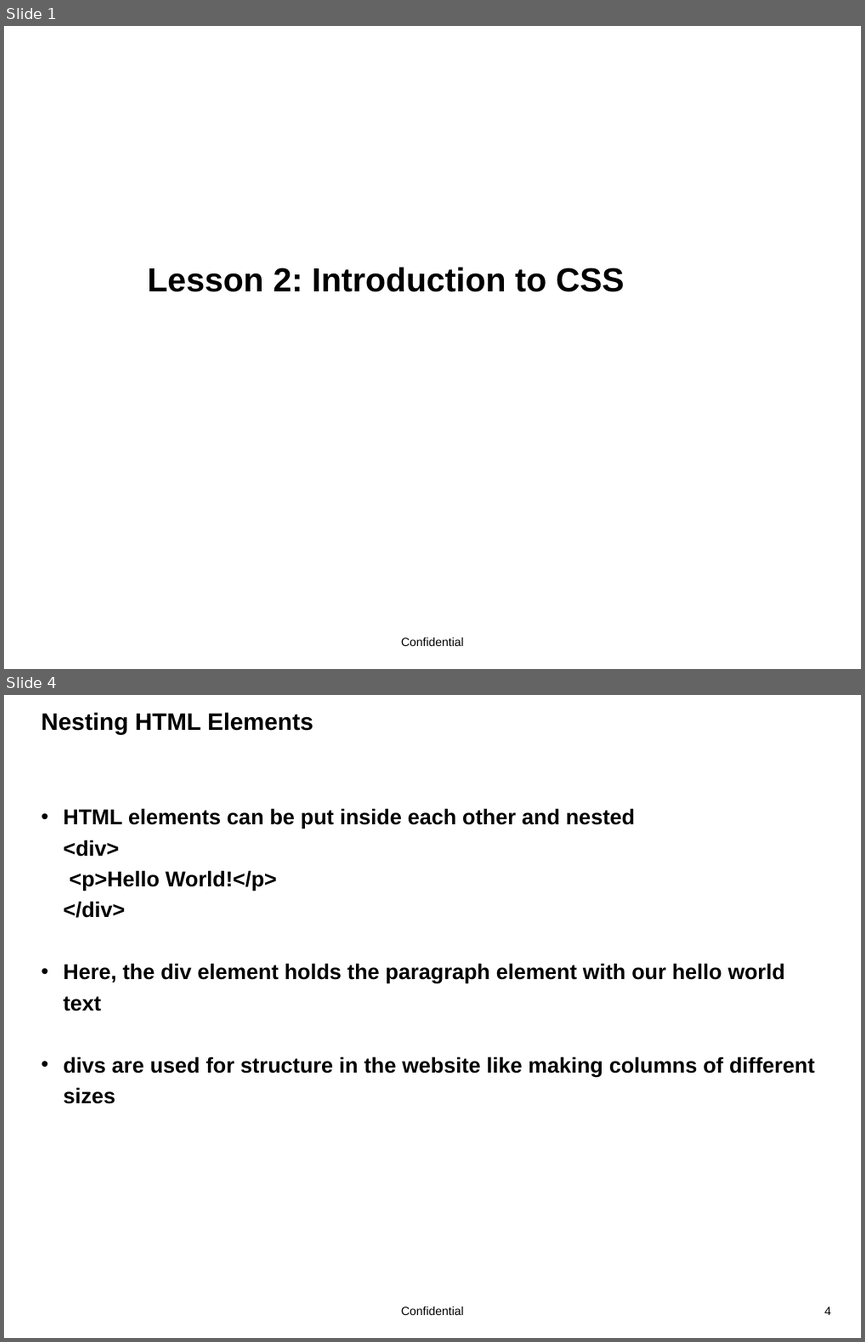
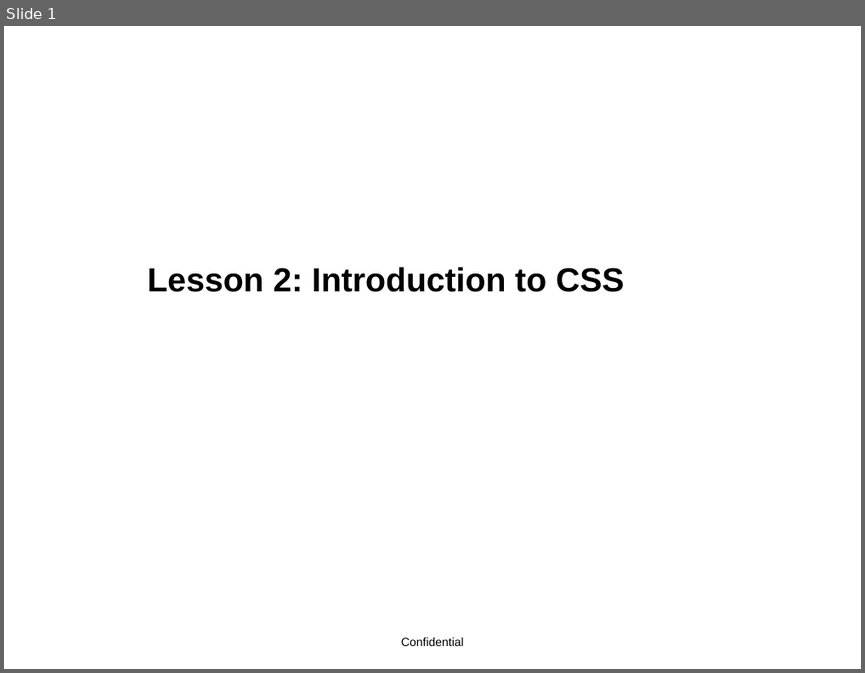
Before and after one commit to zbolmb/C1CodersCurriculum, a slide deck: lessons/lesson2/lesson2.pptx. Shown one above the other, each under a label of ours: slides 1 and 4 before the commit, slide 1 after it; the slides between them are not shown. The pictures are 865x1342 and 865x673 pixels, drawn with LibreOffice and Linux fonts; fonts in the diff are those of the drawing; background and template pictures are left out. Boxes give left, top, right and bottom in pixels: in the first picture for what was removed or moved away, otherwise in the second. Text is boxed around its words. In the diff, an @@ line names an element or a change of style, - is before the commit and + after.

```diff
--- a/lessons/lesson2/lesson2.pptx
+++ b/lessons/lesson2/lesson2.pptx
@@ slide 4 removed at [4, 695, 861, 1338], background #FFFFFF; not listed: 1 template element that a slide beside it also shows @@
@@ title removed at [41, 712, 313, 734] @@
-Nesting HTML Elements
@@ text removed at [64, 808, 815, 1104] @@
-• HTML elements can be put inside each other and nested
-  <div>
-  <p>Hello World!</p>
-  </div>
-• Here, the div element holds the paragraph element with our hello world text
-• divs are used for structure in the website like making columns of different sizes
@@ page number removed at [824, 1306, 831, 1315] @@
-4
```
Also in this commit, not shown: 2 slides changed, 3 slides added, 3 other slides removed, 1 other file.
